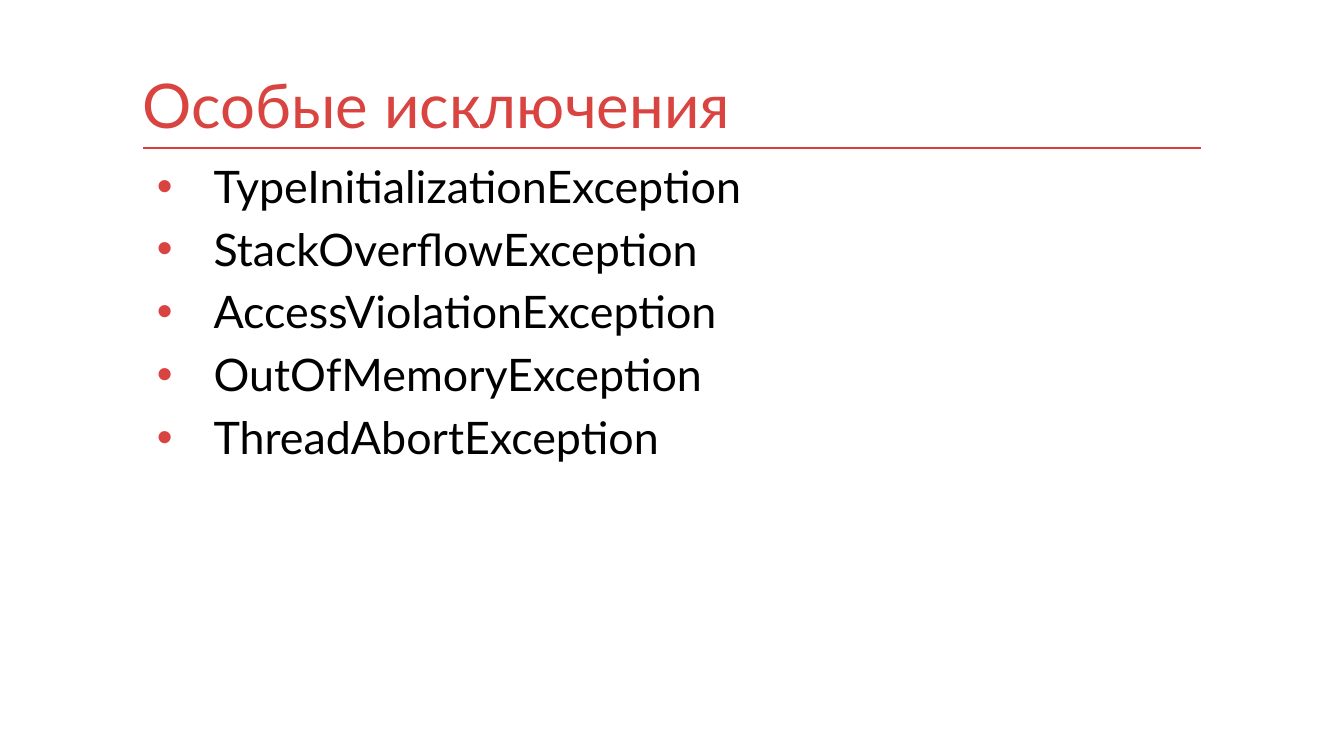
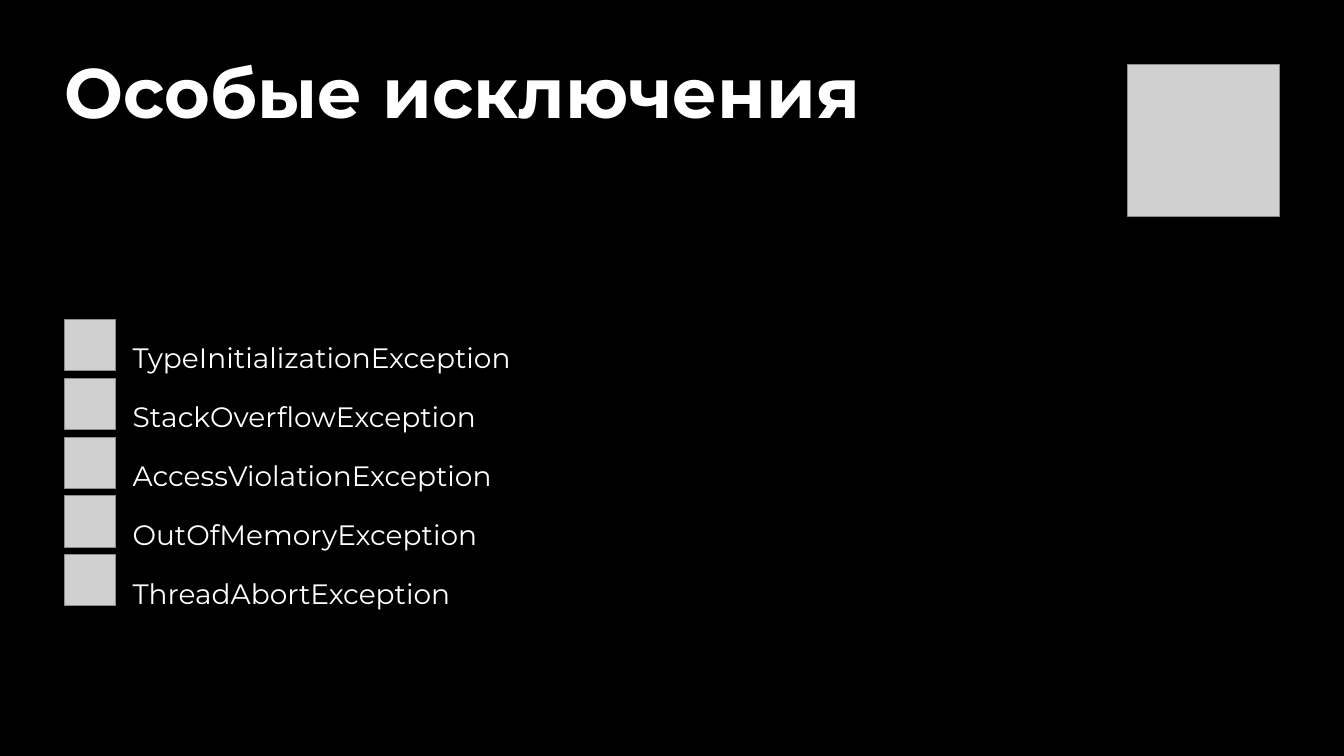
Before and after one commit to kontur-courses/exceptions, a slide deck: slide 27 of exceptions.pptx. Drawn at 1344x756 pixels with LibreOffice and Linux fonts; fonts in the diff are those of the drawing; grey boxes stand for pictures. Boxes give left, top, right and bottom in pixels: in the first picture for what was removed or moved away, otherwise in the second. Text is boxed around its words. In the diff, an @@ line names an element or a change of style, - is before the commit and + after.

Commit message:
upd exceptions.pptx

```diff
--- a/exceptions.pptx
+++ b/exceptions.pptx
@@ background #FFFFFF to #000000 @@
@@ title "Особые исключения": place and size @@
-title "Особые исключения" at (143,83,730,129)
+title "Особые исключения" at (65,64,861,119)
@@ title "Особые исключения" at (65,64,861,119): size 44 to 50 pt, font Lato to Montserrat, text colour #D94440 to #FEFFFE, bold on; line spacing 1 to 0.8; vertical alignment bottom to top @@
@@ picture added at (1127,65,1279,217) @@
@@ line removed from (143, 148) to (1202, 148) @@
@@ text removed at (214,170,742,462) @@
-• TypeInitializationException
-• StackOverflowException
-• AccessViolationException
-• OutOfMemoryException
-• ThreadAbortException
@@ picture added at (65,320,116,371) @@
@@ text added at (133,347,511,374), 20 pt, text #FEFFFE @@
+TypeInitializationException
@@ picture added at (65,378,116,430) @@
@@ text added at (133,406,476,433), 20 pt, text #FEFFFE @@
+StackOverflowException
@@ picture added at (65,438,116,489) @@
@@ text added at (133,465,492,492), 20 pt, text #FEFFFE @@
+AccessViolationException
@@ picture added at (65,496,116,547) @@
@@ text added at (133,524,477,551), 20 pt, text #FEFFFE @@
+OutOfMemoryException
@@ picture added at (65,555,116,606) @@
@@ text added at (133,583,451,610), 20 pt, text #FEFFFE @@
+ThreadAbortException
```
Also in this commit, not shown: 41 other slides changed, 1 slide added, 1 slide removed.
